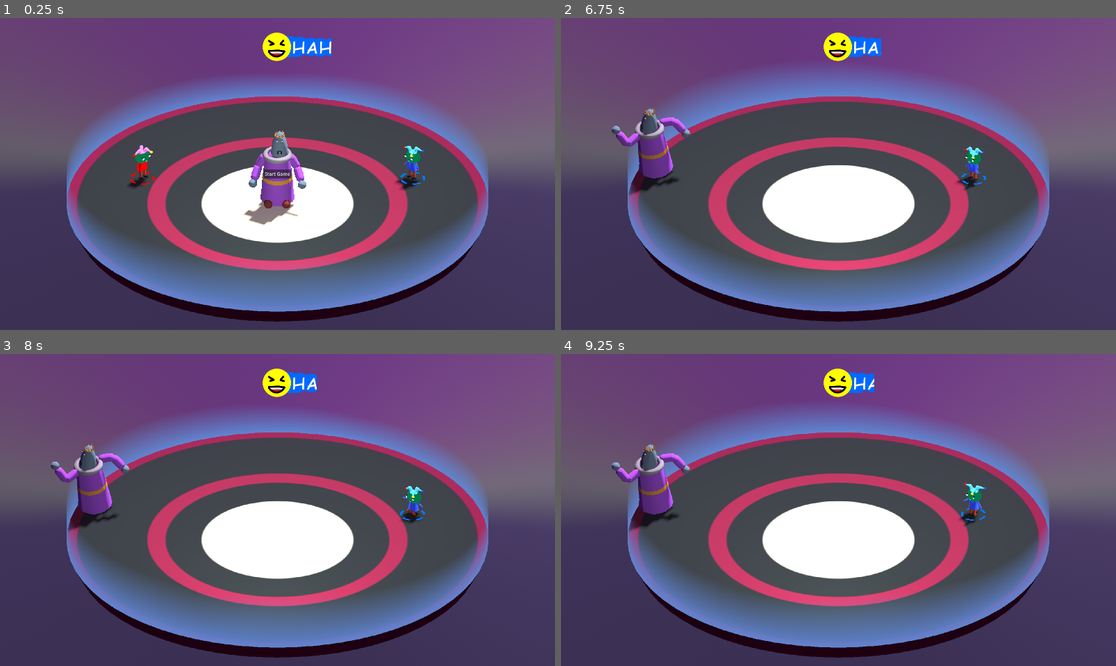
Above: before the commit, frames 1-4 (two rows, left to right).
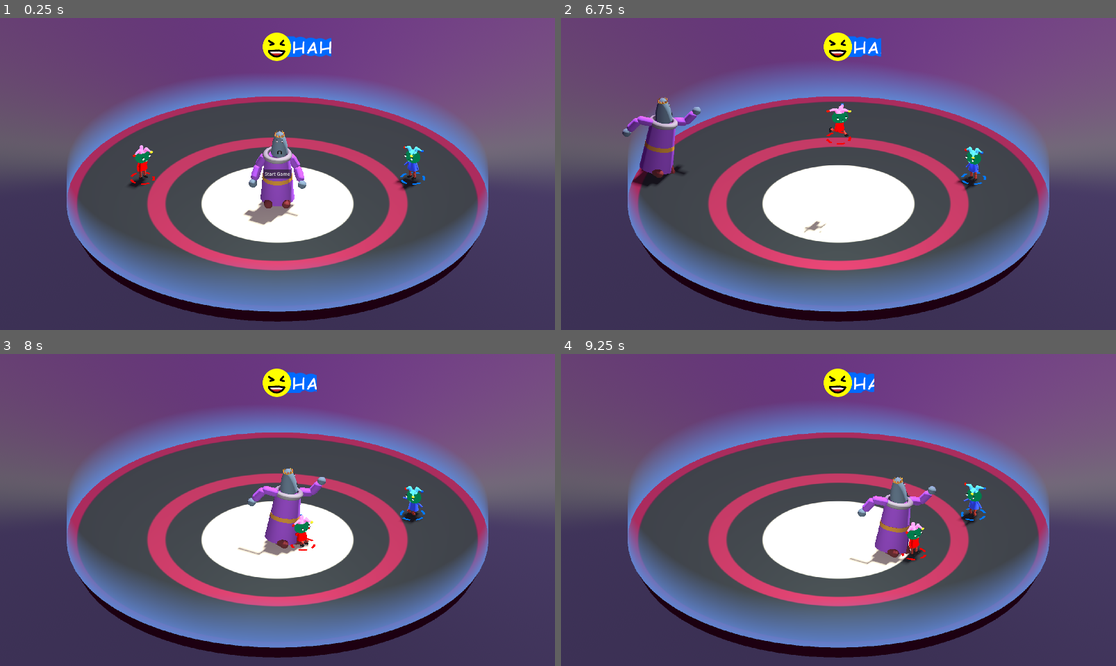
Above: after the commit, the same moments.

Repository: mwpenny/GGJ2024
Game: Godot game, scene res://scenes/ui.tscn
Two runs of this game, one before a commit and one after it. Both use one fixed random seed, a clock stepped at 60 frames per second and the inputs below.
Inputs:
- Up to frame 1 (0.25 s): no input
- Up to frame 2 (6.75 s): click "Start Game" at 0.5 s
- Up to frame 3 (8 s): no input
- Up to frame 4 (9.25 s): no input

The runs differ from the first frame. In frame 2, 2.0% of the frame differs, in the area x 9-53%, y 25-69%; in frame 3, 3.4%; in frame 4, 3.5%, in the area x 9-68%, y 28-68%.

Commit message:
Player death
For now, just respawn

Diff:
--- a/characters/player.tscn
+++ b/characters/player.tscn
@@ -456,10 +456,10 @@
 indicator = NodePath("Indicator")
 
 [node name="Root" type="Node3D" parent="."]
-transform = Transform3D(1, 0, 0, 0, 0.993854, 0.110695, 0, -0.110695, 0.993854, 0, -0.575511, 0)
+transform = Transform3D(1, 0, 0, 0, 0.995431, 0.0954815, 0, -0.0954815, 0.995431, 0, -0.505391, 0)
 
 [node name="HeadPivot" type="Node3D" parent="Root"]
-transform = Transform3D(1, 0, 0, 0, 0.983432, -0.181276, 0, 0.181276, 0.983432, 0.019, 2.369, -0.001)
+transform = Transform3D(1, 0, 0, 0, 0.987677, -0.156502, 0, 0.156502, 0.987677, 0.019, 2.369, -0.001)
 
 [node name="Head" type="MeshInstance3D" parent="Root/HeadPivot"]
 transform = Transform3D(2, 0, 0, 0, 1.5, 0, 0, 0, 1.5, 0, 0.5941, 0)
@@ -481,7 +481,7 @@
 skeleton = NodePath("HatEndJoint1/Tube end")
 
 [node name="HatEndJoint1" type="Node3D" parent="Root/HeadPivot/Head/Hat/Tube/Tube base"]
-transform = Transform3D(1, 3.26189e-08, -1.94705e-08, -3.77597e-08, 0.909615, -0.415452, 4.15914e-09, 0.415452, 0.909615, -1.78814e-07, -0.185465, -2.98023e-08)
+transform = Transform3D(1, 5.03061e-08, -1.27092e-08, -5.00164e-08, 0.999761, 0.0218542, 1.38056e-08, -0.0218542, 0.999761, -1.78814e-07, -0.185465, -2.98023e-08)
 
 [node name="Tube end" type="MeshInstance3D" parent="Root/HeadPivot/Head/Hat/Tube/Tube base/HatEndJoint1"]
 transform = Transform3D(0.318271, -0.709215, 0.629061, 0.91568, 0.401778, -0.010312, -0.24543, 0.579299, 0.777288, -0.165727, 0.162236, 0.135779)
@@ -501,7 +501,7 @@
 skeleton = NodePath("HatEndJoint2/Tube end")
 
 [node name="HatEndJoint2" type="Node3D" parent="Root/HeadPivot/Head/Hat/Tube2/Tube base"]
-transform = Transform3D(1, 8.66135e-09, -1.05372e-08, -1.22562e-08, 0.909615, -0.415451, 5.98646e-09, 0.415451, 0.909615, -1.19209e-07, -0.185465, 1.78814e-07)
+transform = Transform3D(1, 6.55469e-09, -1.48207e-08, -6.22923e-09, 0.999761, 0.0218542, 1.49604e-08, -0.0218542, 0.999761, -1.19209e-07, -0.185465, 1.78814e-07)
 
 [node name="Tube end" type="MeshInstance3D" parent="Root/HeadPivot/Head/Hat/Tube2/Tube base/HatEndJoint2"]
 transform = Transform3D(0.318271, -0.709215, 0.629061, 0.91568, 0.401778, -0.010312, -0.24543, 0.579299, 0.777288, -0.165727, 0.162236, 0.135779)
@@ -521,7 +521,7 @@
 skeleton = NodePath("HatEndJoint3/Tube end")
 
 [node name="HatEndJoint3" type="Node3D" parent="Root/HeadPivot/Head/Hat/Tube3/Tube base"]
-transform = Transform3D(1, -2.38979e-08, -3.04245e-08, 9.09803e-09, 0.909615, -0.415451, 3.7603e-08, 0.415451, 0.909615, 0, -0.185466, 2.38419e-07)
+transform = Transform3D(1, -9.99983e-10, -1.7909e-08, 1.39113e-09, 0.999761, 0.0218542, 1.78829e-08, -0.0218542, 0.999761, 0, -0.185466, 2.38419e-07)
 
 [node name="Tube end" type="MeshInstance3D" parent="Root/HeadPivot/Head/Hat/Tube3/Tube base/HatEndJoint3"]
 transform = Transform3D(0.318271, -0.709215, 0.629061, 0.91568, 0.401778, -0.010312, -0.24543, 0.579299, 0.777288, -0.165727, 0.162236, 0.135779)
@@ -586,14 +586,14 @@
 skeleton = NodePath("../HeadPivot/Head")
 
 [node name="LegLeft" type="Node3D" parent="Root"]
-transform = Transform3D(1, 0, 0, 0, 0.306076, 0.952008, 0, -0.952008, 0.306076, 0.357, 1.28, -0.002)
+transform = Transform3D(1, 0, 0, 0, 0.466011, 0.88478, 0, -0.88478, 0.466011, 0.357, 1.28, -0.002)
 
 [node name="UpperLeg" type="MeshInstance3D" parent="Root/LegLeft"]
 transform = Transform3D(1, 0, 0, 0, 1, 0, 0, 0, 1, 0, -0.204663, 0)
 mesh = SubResource("CapsuleMesh_e4or4")
 
 [node name="LeftKnee" type="Node3D" parent="Root/LegLeft"]
-transform = Transform3D(1, 0, 0, 0, -0.509714, -0.860343, 0, 0.860343, -0.509714, -2.98023e-08, -0.524515, -0.000249267)
+transform = Transform3D(1, 0, 0, 0, -0.242067, -0.970259, 0, 0.970259, -0.242067, -2.98023e-08, -0.524515, -0.000249267)
 
 [node name="LowerLeg" type="MeshInstance3D" parent="Root/LegLeft/LeftKnee"]
 transform = Transform3D(1, 0, 0, 0, 1, 0, 0, 0, 1, 0, -0.222645, 0)
@@ -601,7 +601,7 @@
 skeleton = NodePath("../..")
 
 [node name="LeftAnkle" type="Node3D" parent="Root/LegLeft/LeftKnee/LowerLeg"]
-transform = Transform3D(1, 0, 0, 0, 0.684001, 0.729481, 0, -0.729481, 0.684001, 0, -0.288578, 0.000239015)
+transform = Transform3D(1, 0, 0, 0, 0.761725, 0.647901, 0, -0.647901, 0.761725, 0, -0.288578, 0.000239015)
 
 [node name="Foot" type="MeshInstance3D" parent="Root/LegLeft/LeftKnee/LowerLeg/LeftAnkle"]
 transform = Transform3D(1, 0, 0, 0, -4.37114e-08, -1, 0, 1, -4.37114e-08, 0, -0.0984467, 0.13846)
@@ -609,14 +609,14 @@
 skeleton = NodePath("../../../..")
 
 [node name="LegRight" type="Node3D" parent="Root"]
-transform = Transform3D(1, 0, 0, 0, 0.306076, 0.952008, 0, -0.952008, 0.306076, -0.357, 1.28, -0.003)
+transform = Transform3D(1, 0, 0, 0, 0.466011, 0.88478, 0, -0.88478, 0.466011, -0.357, 1.28, -0.003)
 
 [node name="UpperLeg" type="MeshInstance3D" parent="Root/LegRight"]
 transform = Transform3D(1, 0, 0, 0, 1, 0, 0, 0, 1, 0, -0.204663, 0)
 mesh = SubResource("CapsuleMesh_e4or4")
 
 [node name="RightKnee" type="Node3D" parent="Root/LegRight"]
-transform = Transform3D(1, 0, 0, 0, -0.509714, -0.860343, 0, 0.860343, -0.509714, -1.19209e-07, -0.525515, 0.000248671)
+transform = Transform3D(1, 0, 0, 0, -0.242067, -0.970259, 0, 0.970259, -0.242067, -1.19209e-07, -0.525515, 0.000248671)
 
 [node name="LowerLeg" type="MeshInstance3D" parent="Root/LegRight/RightKnee"]
 transform = Transform3D(1, 0, 0, 0, 1, 0, 0, 0, 1, 0, -0.222645, 0)
@@ -624,7 +624,7 @@
 skeleton = NodePath("../..")
 
 [node name="RightAnkle" type="Node3D" parent="Root/LegRight/RightKnee/LowerLeg"]
-transform = Transform3D(1, 0, 0, 0, 0.684001, 0.729481, 0, -0.729481, 0.684001, 0, -0.288768, -0.000238985)
+transform = Transform3D(1, 0, 0, 0, 0.761725, 0.647901, 0, -0.647901, 0.761725, 0, -0.288768, -0.000238985)
 
 [node name="Foot" type="MeshInstance3D" parent="Root/LegRight/RightKnee/LowerLeg/RightAnkle"]
 transform = Transform3D(1, 0, 0, 0, -4.37114e-08, -1, 0, 1, -4.37114e-08, 0, -0.0984467, 0.13846)
@@ -632,7 +632,7 @@
 skeleton = NodePath("../../../..")
 
 [node name="LeftArm" type="Node3D" parent="Root"]
-transform = Transform3D(0.593236, -0.797101, -0.112706, 0.790018, 0.603351, -0.108812, 0.154735, -0.0244883, 0.987652, 0.562, 2.235, 0)
+transform = Transform3D(0.749219, -0.653212, -0.109483, 0.647663, 0.757144, -0.0852509, 0.138581, -0.00703651, 0.990326, 0.562, 2.235, 0)
 rotation_edit_mode = 1
 
 [node name="UpperArm" type="MeshInstance3D" parent="Root/LeftArm"]
@@ -656,7 +656,7 @@
 skeleton = NodePath("")
 
 [node name="RightArm" type="Node3D" parent="Root"]
-transform = Transform3D(0.589489, 0.799873, 0.112719, -0.792756, 0.599652, -0.109334, -0.155046, -0.0249079, 0.987592, -0.562, 2.235, 0)
+transform = Transform3D(0.746564, 0.656226, 0.10959, -0.650648, 0.754529, -0.0856881, -0.13892, -0.00733314, 0.990275, -0.562, 2.235, 0)
 rotation_edit_mode = 1
 
 [node name="UpperArm" type="MeshInstance3D" parent="Root/RightArm"]
--- a/scenes/arena.tscn
+++ b/scenes/arena.tscn
@@ -166,3 +166,6 @@
 axis_lock_angular_x = true
 axis_lock_angular_z = true
 mass = 30.0
+
+[connection signal="death" from="Player1" to="." method="_on_player_death"]
+[connection signal="death" from="Player2" to="." method="_on_player_death"]
--- a/scripts/arena.gd
+++ b/scripts/arena.gd
@@ -16,3 +16,12 @@
 # Called every frame. 'delta' is the elapsed time since the previous frame.
 func _process(delta):
 	pass
+
+func _on_player_death(player):
+	# TODO: game end screen
+	if player == game_state.player_one:
+		print("Player 1 died")
+	else:
+		print("Player 2 died")
+
+	player.global_position = Vector3(0, 10, 0)
--- a/scripts/player.gd
+++ b/scripts/player.gd
@@ -11,12 +11,15 @@
 @export var hat_meshes : Array[MeshInstance3D]
 @export var indicator : MeshInstance3D
 
+signal death(player)
+
 var game_state = null
 var input_prefix = ""
 
 const ACCELERATION = 175
 const FRICTION = 60
 const MAX_VELOCITY = 25
+const KILL_PLANE_HEIGHT = -30
 
 const GRAVITY = 70
 const JUMP_IMPULSE = 20
@@ -45,6 +48,10 @@
 	if not game_state or not game_state.gameplay_enabled:
 		return
 
+	if is_dead():
+		death.emit(self)
+		return
+
 	var move_direction = _get_move_direction()
 	_face_direction_xz(move_direction)
 
@@ -61,6 +68,9 @@
 
 func is_running():
 	return velocity.length() > (MAX_VELOCITY / 2)
+
+func is_dead():
+	return global_position.y < KILL_PLANE_HEIGHT
 
 func _get_input_name(name):
 	return input_prefix + name
